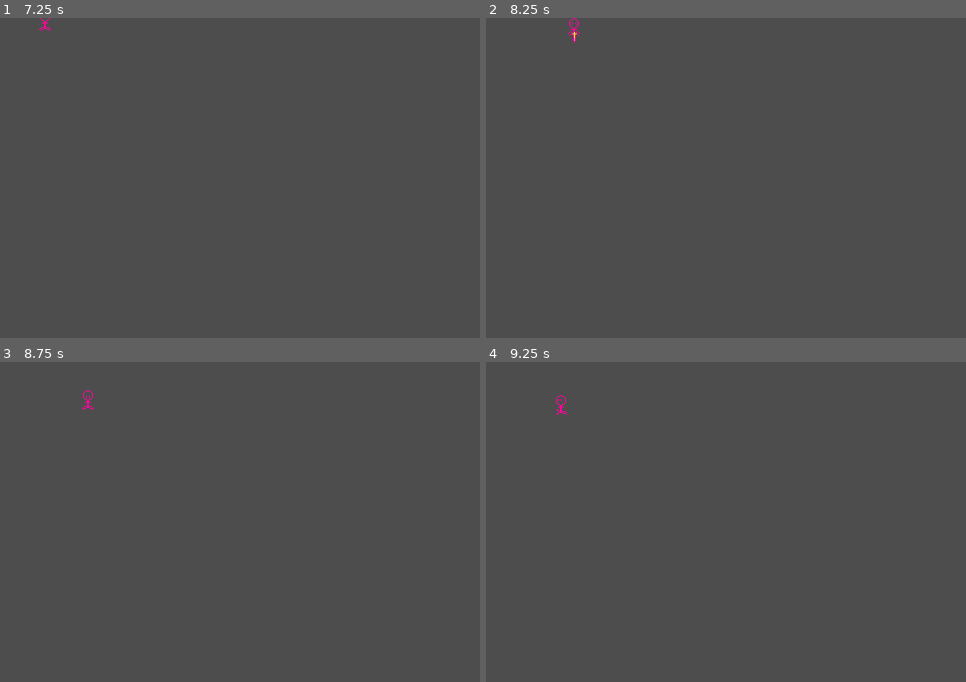
Above: before the commit, frames 1-4 (two rows, left to right).
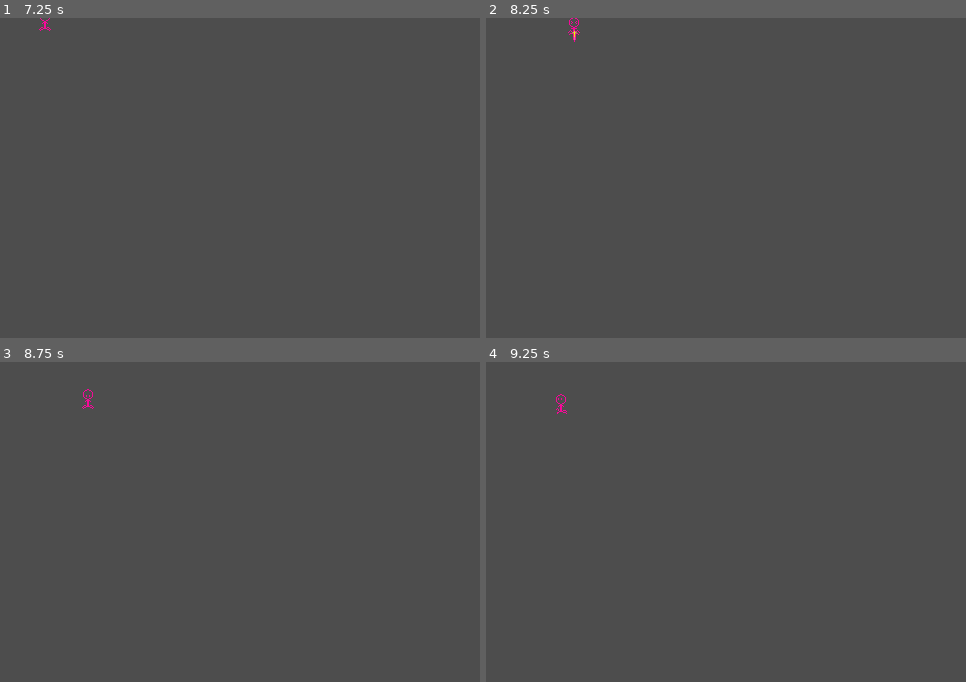
Above: after the commit, the same moments.

Repository: jellyfishhunter/jellys-LD56
Game: Godot game, scene res://scenes/player.tscn
The game is run twice, just before and just after one commit, with the same random seed, the same clock (stepped at 60 frames per second) and the same inputs. The project has no main scene, so this scene is started directly.
Inputs:
- Up to frame 1 (7.25 s): tap Enter at 0.5, 6.5 s; hold Right (move_right) 0.53-1.28 s; tap Space (attack) at 0.6, 1.35, 2.1, 2.85, 3.6, 4.35, 5.1, 5.75, 5.85, 6.6 s; hold Down (move_down) 1.28-2.03 s; hold Right (move_right) 2.03-2.78 s; hold W (move_up) 2.78-3.53 s; hold Left (move_left) 3.53-5.03 s; hold Down (move_down) 5.03-5.78 s; hold Right (move_right) 5.78-6.53 s; hold W (move_up) from 6.53 s (still down)
- Up to frame 2 (8.25 s): release W (move_up) at 7.28 s; hold Right (move_right) 7.28-8.03 s; tap Space (attack) at 7.35, 8.1 s; hold Down (move_down) from 8.03 s (still down)
- Up to frame 3 (8.75 s): keep holding Down (move_down)
- Up to frame 4 (9.25 s): release Down (move_down) at 8.78 s; hold Left (move_left) from 8.78 s (still down); tap Space (attack) at 8.85 s

Frame 1 is identical in both runs. In frame 2, less than 0.1% of the frame differs, in the area x 17-20%, y 0-8%; in frame 3, less than 0.1%; in frame 4, less than 0.1%.

Commit message:
ADD collision detection for combat

Diff:
--- a/project.godot
+++ b/project.godot
@@ -27,7 +27,8 @@
 
 [global_group]
 
-Enemies=""
+Player=""
+Enemy=""
 
 [input]
 
--- /dev/null
+++ b/scenes/environment.tscn
@@ -0,0 +1,22 @@
+[gd_scene load_steps=4 format=3 uid="uid://q787360p5qg8"]
+
+[ext_resource type="Script" path="res://scripts/environment.gd" id="1_06v0s"]
+[ext_resource type="PackedScene" uid="uid://c7fvk1stv7dxb" path="res://scenes/player.tscn" id="1_y2l1j"]
+[ext_resource type="PackedScene" uid="uid://c0nmu0b1l1r4f" path="res://scenes/influenza.tscn" id="2_uhe0q"]
+
+[node name="Environment" type="Node2D"]
+script = ExtResource("1_06v0s")
+
+[node name="Player" parent="." instance=ExtResource("1_y2l1j")]
+position = Vector2(39, 100)
+
+[node name="Enemies" type="Node2D" parent="."]
+
+[node name="Influenza" parent="Enemies" instance=ExtResource("2_uhe0q")]
+position = Vector2(372, 100)
+
+[node name="Influenza2" parent="Enemies" instance=ExtResource("2_uhe0q")]
+position = Vector2(315, 226)
+
+[node name="Influenza3" parent="Enemies" instance=ExtResource("2_uhe0q")]
+position = Vector2(388, 172)
--- a/scenes/influenza.tscn
+++ b/scenes/influenza.tscn
@@ -94,7 +94,9 @@
 [sub_resource type="CircleShape2D" id="CircleShape2D_qlhcn"]
 radius = 16.0
 
-[node name="Influenza" type="Node2D" groups=["Enemies"]]
+[node name="Influenza" type="CharacterBody2D" groups=["Enemy"]]
+collision_layer = 3
+collision_mask = 3
 script = ExtResource("1_46684")
 metadata/_edit_group_ = true
 
@@ -102,10 +104,7 @@
 sprite_frames = SubResource("SpriteFrames_2re0x")
 animation = &"attack"
 
-[node name="RigidBody2D" type="RigidBody2D" parent="."]
-gravity_scale = 0.0
-
-[node name="CollisionShape2D" type="CollisionShape2D" parent="RigidBody2D"]
+[node name="CollisionShape2D" type="CollisionShape2D" parent="."]
 shape = SubResource("CircleShape2D_8fbc7")
 
 [node name="SpikeHolder" type="Node2D" parent="."]
@@ -116,7 +115,6 @@
 [node name="InfluenzaSpike2" parent="SpikeHolder" instance=ExtResource("12_exo84")]
 position = Vector2(-8.13173, -8.83883)
 rotation = 0.785398
-scale = Vector2(1, 1)
 
 [node name="InfluenzaSpike3" parent="SpikeHolder" instance=ExtResource("12_exo84")]
 position = Vector2(0.500001, -12)
@@ -125,7 +123,6 @@
 [node name="InfluenzaSpike4" parent="SpikeHolder" instance=ExtResource("12_exo84")]
 position = Vector2(8.83883, -8.13173)
 rotation = 2.35619
-scale = Vector2(1, 1)
 
 [node name="InfluenzaSpike5" parent="SpikeHolder" instance=ExtResource("12_exo84")]
 position = Vector2(12, 0.500001)
@@ -154,7 +151,6 @@
 shape = SubResource("CircleShape2D_qlhcn")
 
 [connection signal="animation_finished" from="AnimatedSprite2D" to="." method="_on_animated_sprite_2d_animation_finished"]
-[connection signal="body_entered" from="RigidBody2D" to="." method="_on_rigid_body_2d_body_entered"]
 [connection signal="body_entered" from="AlertArea" to="." method="_on_alert_area_body_entered"]
 [connection signal="body_exited" from="AlertArea" to="." method="_on_alert_area_body_exited"]
 [connection signal="body_entered" from="AttackArea" to="." method="_on_attack_area_body_entered"]
--- a/scenes/influenza_spike.tscn
+++ b/scenes/influenza_spike.tscn
@@ -43,7 +43,7 @@
 frame_progress = 1.0
 
 [node name="Area2D" type="Area2D" parent="."]
-collision_mask = 0
+collision_layer = 0
 
 [node name="CollisionShape2D" type="CollisionShape2D" parent="Area2D"]
 position = Vector2(0.5, 0.5)
@@ -51,4 +51,4 @@
 shape = SubResource("CapsuleShape2D_esf2g")
 
 [connection signal="animation_finished" from="AnimatedSprite2D" to="." method="_on_animated_sprite_2d_animation_finished"]
-[connection signal="area_entered" from="Area2D" to="." method="_on_area_2d_area_entered"]
+[connection signal="body_entered" from="Area2D" to="." method="_on_area_2d_body_entered"]
--- a/scenes/player.tscn
+++ b/scenes/player.tscn
@@ -96,7 +96,7 @@
 radius = 4.0
 height = 18.0
 
-[node name="Player" type="Node2D"]
+[node name="Player" type="CharacterBody2D" groups=["Player"]]
 script = ExtResource("1_74e3b")
 metadata/_edit_group_ = true
 
@@ -104,10 +104,7 @@
 sprite_frames = SubResource("SpriteFrames_nr3ov")
 animation = &"attack"
 
-[node name="PlayerBody" type="RigidBody2D" parent="."]
-gravity_scale = 0.0
-
-[node name="CollisionShape2D" type="CollisionShape2D" parent="PlayerBody"]
+[node name="CollisionShape2D" type="CollisionShape2D" parent="."]
 shape = SubResource("CapsuleShape2D_qkjyg")
 
 [node name="SpikeHolder" type="Node2D" parent="."]
--- a/scenes/player_spike.tscn
+++ b/scenes/player_spike.tscn
@@ -43,8 +43,8 @@
 frame_progress = 1.0
 
 [node name="Area2D" type="Area2D" parent="."]
-collision_layer = 2
-collision_mask = 0
+collision_layer = 0
+collision_mask = 2
 
 [node name="CollisionShape2D" type="CollisionShape2D" parent="Area2D"]
 position = Vector2(0.5, 0.5)
@@ -52,3 +52,4 @@
 shape = SubResource("CapsuleShape2D_esf2g")
 
 [connection signal="animation_finished" from="AnimatedSprite2D" to="." method="_on_animated_sprite_2d_animation_finished"]
+[connection signal="body_entered" from="Area2D" to="." method="_on_area_2d_body_entered"]
--- /dev/null
+++ b/scripts/environment.gd
@@ -0,0 +1,6 @@
+extends Node2D
+
+func _ready() -> void:
+	# foreach child in $Enemies
+	for enemy in $Enemies.get_children():
+		enemy.add_player($Player)
--- a/scripts/influenza.gd
+++ b/scripts/influenza.gd
@@ -1,8 +1,9 @@
-extends Node2D
+extends CharacterBody2D
 
 @export var speed = 50
 var screen_size
 var player_node: Node2D
+var is_knocked_back = false
 
 enum State {IDLE, WALK, ATTACK, DEAD}
 var state := State.IDLE
@@ -18,11 +19,14 @@
 func add_player(player: Node2D):
 	player_node = player
 
-func _process(delta):
+func _process(_delta):
+	if !is_knocked_back:
+		velocity = Vector2()
+
 	if state == State.WALK:
 		# Move towards the player
 		var direction = (player_node.global_position - global_position).normalized()
-		position += direction * speed * delta
+		velocity = direction * speed
 
 		if direction.x > 0.5:
 			$AnimatedSprite2D.play("walk_right")
@@ -35,6 +39,8 @@
 		else:
 			$AnimatedSprite2D.play("idle")
 
+	move_and_slide()
+
 func attack():
 	state = State.ATTACK
 	$AnimatedSprite2D.play("attack")
@@ -43,28 +49,37 @@
 		if spike.is_prepared:
 			spike.stab()
 
+func hit(spike: Node2D):
+	if state == State.DEAD:
+		return
+	state = State.DEAD
+	$AnimatedSprite2D.play("death")
+
+	# knockback from source
+	var knockback = (global_position - spike.global_position).normalized() * 100
+	velocity += knockback
+	is_knocked_back = true
+	await get_tree().create_timer(0.5).timeout
+	is_knocked_back = false
+
 func _on_alert_area_body_entered(body: Node2D) -> void:
-	if body.name == "PlayerBody":
+	if body.name == "Player":
 		player_detection = PlayerDetection.INALERTAREA
 		if state == State.IDLE:
 			state = State.WALK
 
 func _on_alert_area_body_exited(body: Node2D) -> void:
-	if body.name == "PlayerBody":
+	if body.name == "Player":
 		player_detection = PlayerDetection.OUTOFREACH
 
 func _on_attack_area_body_entered(body: Node2D) -> void:
-	if body.name == "PlayerBody":
+	if body.name == "Player":
 		player_detection = PlayerDetection.INATTACKAREA
 		attack()
 
 func _on_attack_area_body_exited(body: Node2D) -> void:
-	if body.name == "PlayerBody":
+	if body.name == "Player":
 		player_detection = PlayerDetection.INALERTAREA
-
-func _on_rigid_body_2d_body_entered(body: Node) -> void:
-	# TODO if hit by player spike, change state to DEAD and play death animation
-	pass # Replace with function body.
 
 func _on_animated_sprite_2d_animation_finished() -> void:
 	if state == State.ATTACK:
--- a/scripts/player.gd
+++ b/scripts/player.gd
@@ -1,17 +1,23 @@
-extends Node2D
-signal hit
+extends CharacterBody2D
+signal lost_rna
+signal defeated
 
 @export var speed = 100
 var screen_size
 var direction := Vector2()
-var isAttacking = false
+var is_attacking = false
+var is_knocked_back = false
+var has_rna = true
 
 func _ready():
 	screen_size = get_viewport_rect().size
 	$AnimatedSprite2D.play("idle_default")
 
-func _process(delta):
-	if !isAttacking:
+func _process(_delta):
+	if !is_knocked_back:
+		velocity = Vector2()
+
+	if !is_attacking:
 		direction = Vector2()
 		if Input.is_action_pressed("move_right"):
 			direction.x += 1
@@ -23,21 +29,22 @@
 			direction.y -= 1
 
 		if direction.length() > 0:
-			direction = direction.normalized() * speed
+			direction = direction.normalized()
 			$SpikeHolder.rotation = direction.angle()
-			position += direction * delta
-			position = position.clamp(Vector2.ZERO, screen_size)
-	elif $SpikeHolder/PlayerSpike.isPrepared:
-		isAttacking = false
+			velocity = direction * speed
 
-	if Input.is_action_just_pressed("attack") and $SpikeHolder/PlayerSpike.isPrepared:
+	elif $SpikeHolder/PlayerSpike.is_prepared:
+		is_attacking = false
+
+	if has_rna and Input.is_action_just_pressed("attack") and $SpikeHolder/PlayerSpike.is_prepared:
 		$SpikeHolder/PlayerSpike.stab()
-		isAttacking = true
+		is_attacking = true
 
+	move_and_slide()
 	update_animation()
 
 func update_animation():
-	if isAttacking:
+	if is_attacking or is_knocked_back:
 		$AnimatedSprite2D.play("attack")
 	elif direction.x != 0:
 		$AnimatedSprite2D.play("walk_right")
@@ -49,3 +56,18 @@
 		$AnimatedSprite2D.play("walk_down")
 	else:
 		$AnimatedSprite2D.play("idle_default")
+
+func hit(spike: Node2D):
+	if has_rna:
+		has_rna = false
+		lost_rna.emit()
+	else:
+		defeated.emit()
+		# TODO death animation and game over
+
+	# knockback from source
+	var knockback = (global_position - spike.global_position).normalized() * 100
+	velocity += knockback
+	is_knocked_back = true
+	await get_tree().create_timer(0.5).timeout
+	is_knocked_back = false
--- a/scripts/spike.gd
+++ b/scripts/spike.gd
@@ -1,20 +1,30 @@
 extends Node2D
 
-var isPrepared = true
+var is_prepared = true
+var is_player = false
 
 func _ready() -> void:
 	hide()
+	$Area2D.monitoring = false
+	is_player = find_parent("Player") != null
 
 func stab() -> void:
-	if isPrepared:
+	if is_prepared:
 		show()
+		$Area2D.monitoring = true
 		$AnimatedSprite2D.play("stab")
-		isPrepared = false
+		is_prepared = false
 
 func _on_animated_sprite_2d_animation_finished() -> void:
-	isPrepared = true
+	is_prepared = true
 	hide()
+	$Area2D.monitoring = false
 
-func _on_area_2d_area_entered(area: Area2D) -> void:
+func _on_area_2d_body_entered(body: Node2D) -> void:
 	# stab enemy or player
-	pass
+	if is_player:
+		if body.is_in_group("Enemy"):
+			body.hit(self)
+	else:
+		if body.name == "Player":
+			body.hit(self)
